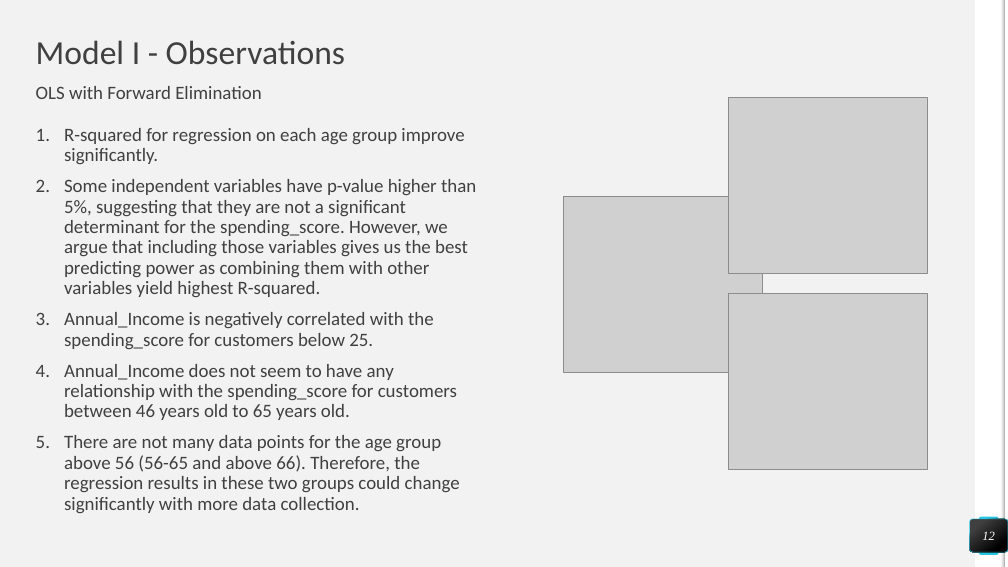
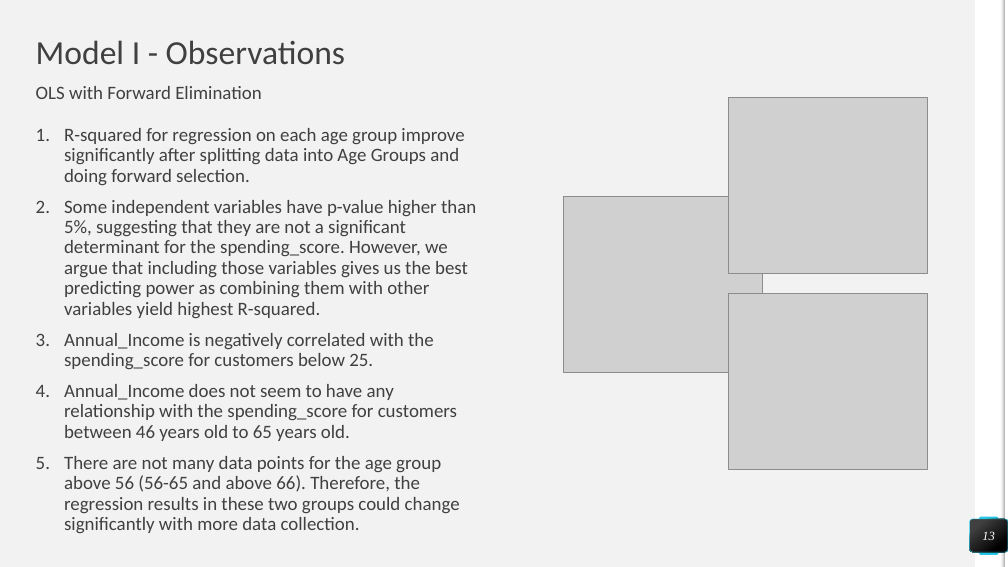
Before and after one commit to nealpatel02/DataScience_Project_3251, a slide deck: slide 13 of Customer Segmentation - Statistics Term Project Presentation - Team 5 - V2.pptx (slide 12 before the commit). Drawn at 1008x567 pixels with LibreOffice and Linux fonts; fonts in the diff are those of the drawing; grey boxes stand for pictures. Boxes give left, top, right and bottom in pixels: in the first picture for what was removed or moved away, otherwise in the second. Text is boxed around its words. In the diff, an @@ line names an element or a change of style, - is before the commit and + after.

```diff
--- a/Customer Segmentation - Statistics Term Project Presentation - Team 5 - V2.pptx
+++ b/Customer Segmentation - Statistics Term Project Presentation - Team 5 - V2.pptx
@@ text at (64, 128, 464, 185): text changed @@
-1. R-squared for regression on each age group improve significantly.
+1. R-squared for regression on each age group improve significantly after splitting data into Age Groups and doing forward selection.
@@ page number at (982, 531, 995, 540): text changed @@
-12
+13
```
Also in this commit, not shown: 19 other slides changed, 3 slides added, 1 slide removed.
